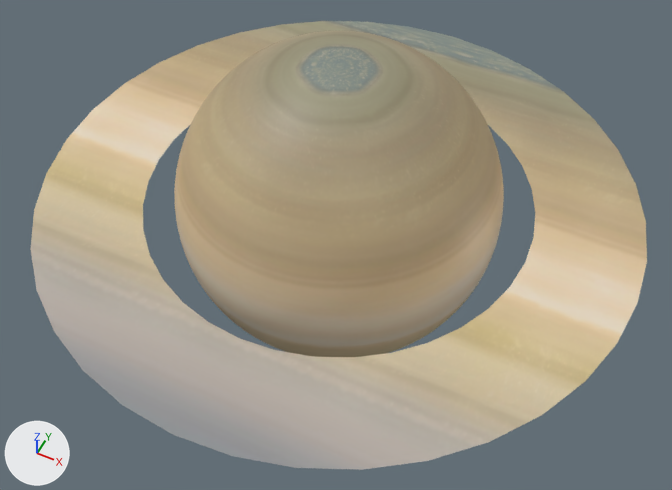
An edit to the glTF model public/assets/objects/Saturn.glb, drawn before and after from the same camera.
The view is the same before and after, from a 50 mm camera at (129.0, -261.0, 294.0) aimed at (6.0, -15.0, -14.0). The axes (+X, +Y, +Z) are drawn at lower left. The lights are the same throughout.

The older version as bpy lines, for what is in view:
```python
me_disc = bpy.data.meshes.new('Disc')
me_disc.from_pydata(...)  # 1836 vertices, 3600 faces; spans x -133.0..133.0, y -133.0..133.0, z 0.0
me_disc.materials.append(mat_mat_8)
me_sphere_7 = bpy.data.meshes.new('Sphere.7')
me_sphere_7.from_pydata(...)  # 3122 vertices, 6240 faces; spans x -71.8..71.8, y -71.8..71.8, z -71.8..71.8
me_sphere_7.materials.append(mat_mat_7)
ob_disc = bpy.data.objects.new('Disc', me_disc)
ob_disc.location = (0.0, 0.0, 0.0)
ob_sphere_7 = bpy.data.objects.new('Sphere.7', me_sphere_7)
ob_sphere_7.location = (0.0, 0.0, 0.0)
```
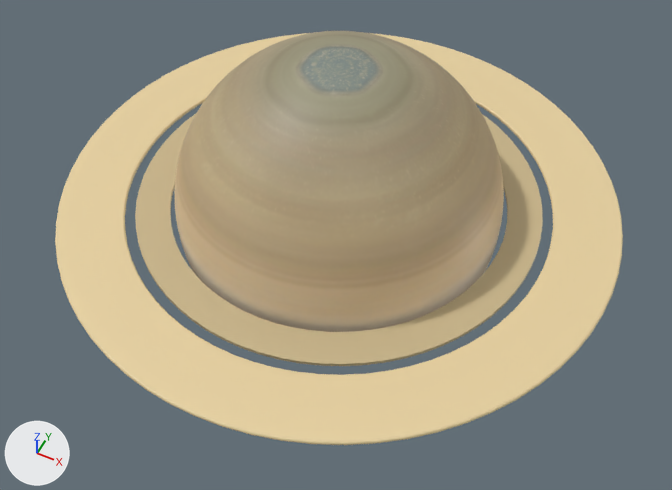
Commit message: saturn setup.

Where the change shows, as pixel boxes (x1, y1, x2, y2) in the pictures (672 x 490 px):
'Disc', deleted: before (30, 21, 647, 470)
'Tube.1', added (beige): after (55, 33, 623, 445)
'Tube', added (beige): after (135, 114, 543, 366)

Patch to the scene script:
```diff
--- a/public/assets/objects/Saturn.glb.py
+++ b/public/assets/objects/Saturn.glb.py
@@ mat_mat @@
+mat_mat = principled_material('Mat')
+mat_mat.base_color = (0.58, 0.462, 0.255)  # beige #c8b58a
@@ mat_mat_1 @@
+mat_mat_1 = principled_material('Mat.1')
+mat_mat_1.base_color = (0.8, 0.638, 0.352)  # beige #e7d1a0
@@ me_tube @@
+me_tube.from_pydata(...)  # 2898 vertices, 5796 faces; spans x -89.0..89.0, y -89.0..89.0, z -1.0..1.0
+me_tube.materials.append(mat_mat)  # beige #c8b58a
@@ me_tube_1 @@
+me_tube_1.from_pydata(...)  # 17940 vertices, 35880 faces; spans x -123.0..123.0, y -123.0..123.0, z -1.0..1.0
+me_tube_1.materials.append(mat_mat_1)  # beige #e7d1a0
@@ ob_disc @@
-ob_disc = bpy.data.objects.new('Disc', me_disc)
-ob_disc.location = (0.0, 0.0, 0.0)
@@ ob_tube @@
+ob_tube = bpy.data.objects.new('Tube', me_tube)
+ob_tube.location = (0.0, 0.0, -0.5)
@@ ob_tube_1 @@
+ob_tube_1 = bpy.data.objects.new('Tube.1', me_tube_1)
+ob_tube_1.location = (0.0, 0.0, -0.5)
```
